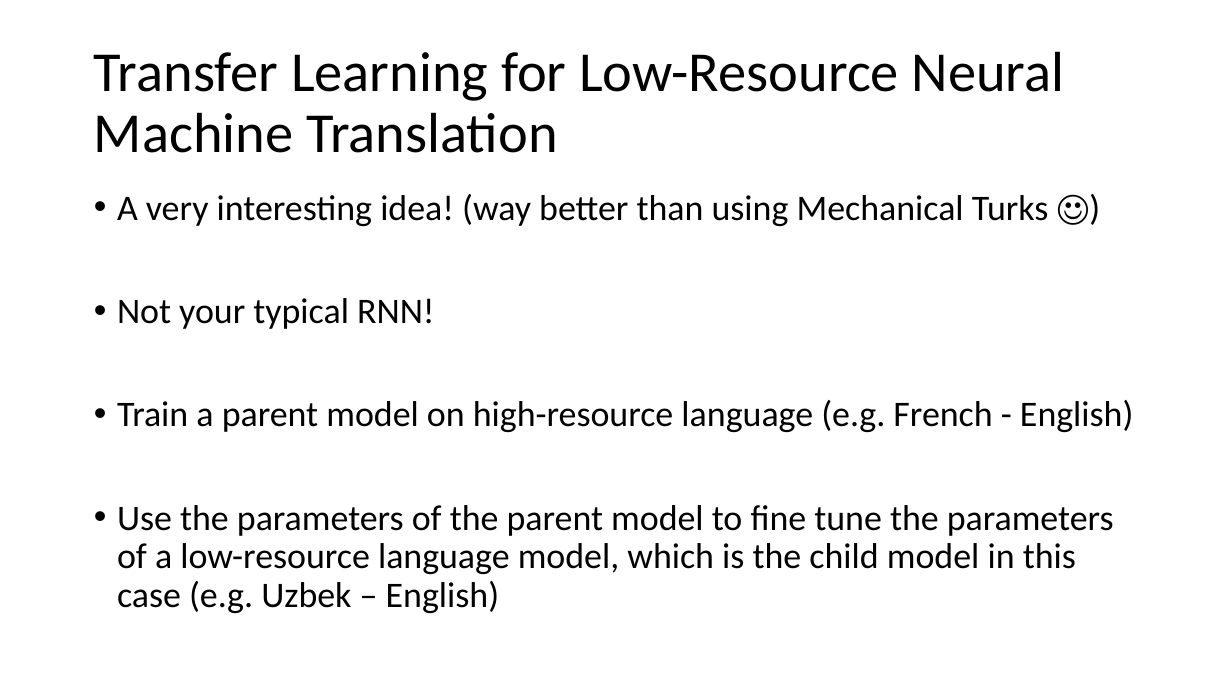
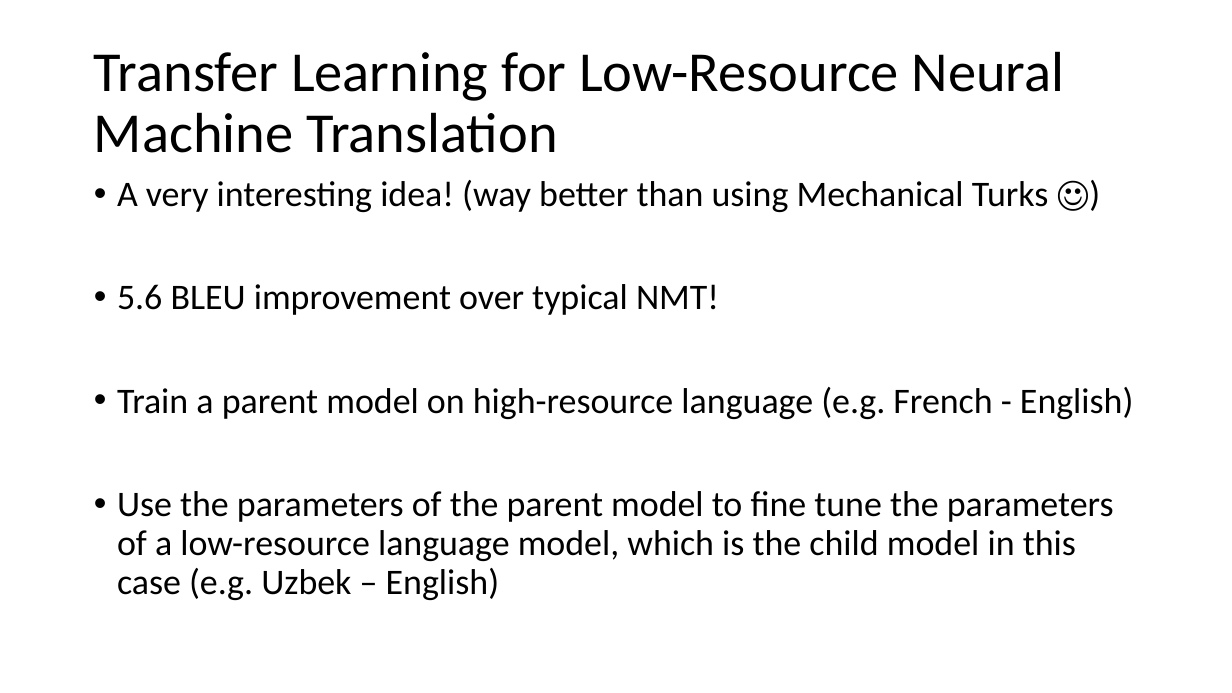
Before and after one commit to balhafni/data_mining, a slide deck: slide 6 of research_projects/mini_project_bashar_utkarsh.pptx. Drawn at 1232x693 pixels with LibreOffice and Linux fonts; fonts in the diff are those of the drawing. Boxes give left, top, right and bottom in pixels: in the first picture for what was removed or moved away, otherwise in the second. Text is boxed around its words. In the diff, an @@ line names an element or a change of style, - is before the commit and + after.

```diff
--- a/research_projects/mini_project_bashar_utkarsh.pptx
+++ b/research_projects/mini_project_bashar_utkarsh.pptx
@@ text "A very interesting idea! (way ...": place and size @@
-text "A very interesting idea! (way ..." at [117,194,1134,613]
+text "A very interesting idea! (way ..." at [117,180,1134,600]
@@ text at [117,284,719,315]: text changed @@
-• Not your typical RNN!
+• 5.6 BLEU improvement over typical NMT!
```
Also in this commit, not shown: 3 other slides changed, 37 other files.
